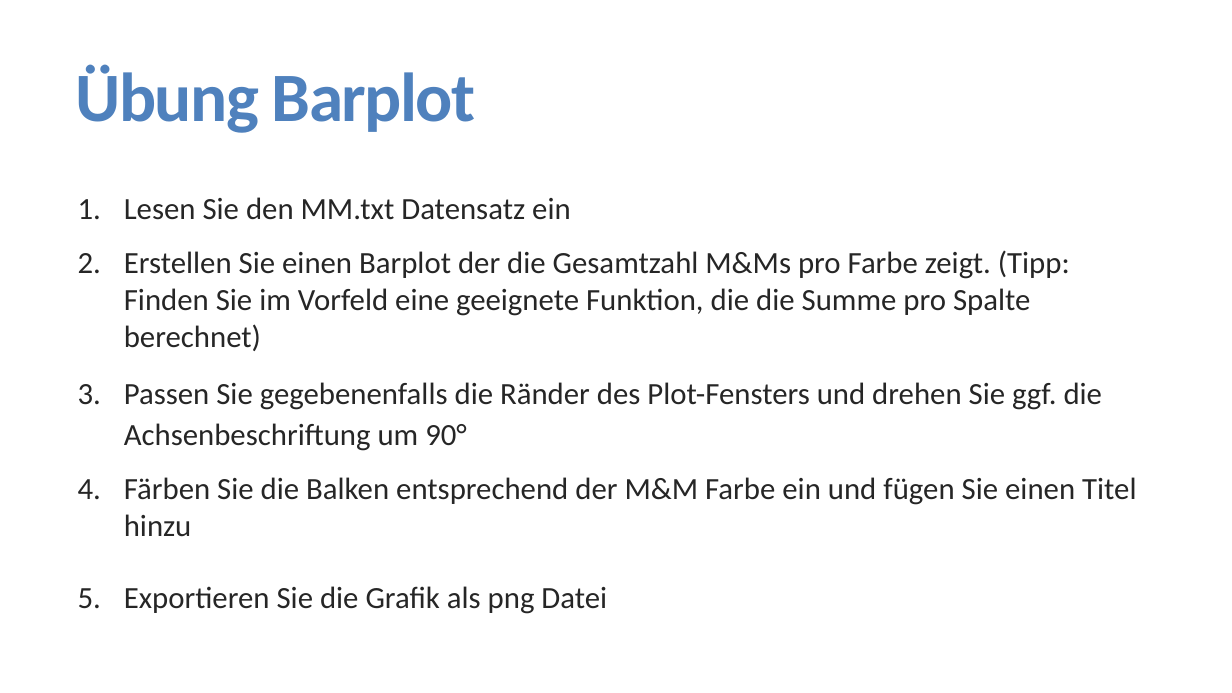
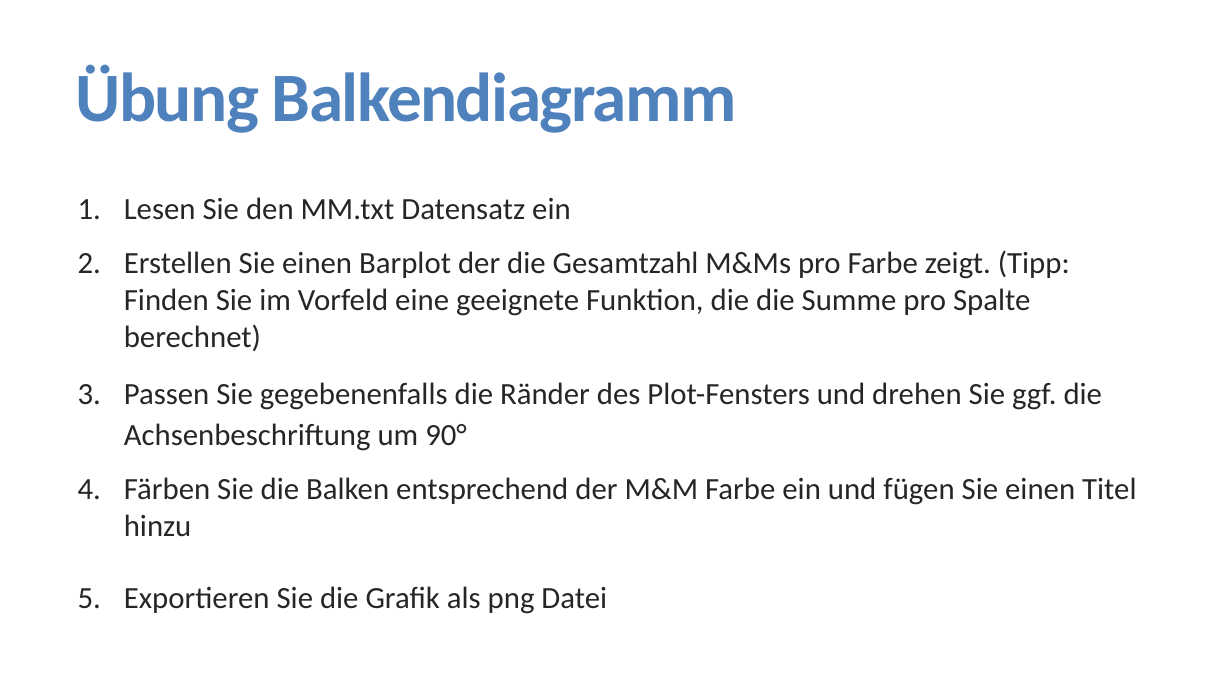
Before and after one commit to FlorianKeppeler/RKurs, a slide deck: slide 39 of Präsentationen/Einführung in R.pptx (slide 35 before the commit). Drawn at 1232x693 pixels with LibreOffice and Linux fonts; fonts in the diff are those of the drawing. Boxes give left, top, right and bottom in pixels: in the first picture for what was removed or moved away, otherwise in the second. Text is boxed around its words. In the diff, an @@ line names an element or a change of style, - is before the commit and + after.

```diff
--- a/Präsentationen/Einführung in R.pptx
+++ b/Präsentationen/Einführung in R.pptx
@@ title at bbox=[76, 64, 737, 133]: text changed @@
-Übung Barplot
+Übung Balkendiagramm
```
Also in this commit, not shown: 4 other slides changed, 5 slides added, 12 other files.
